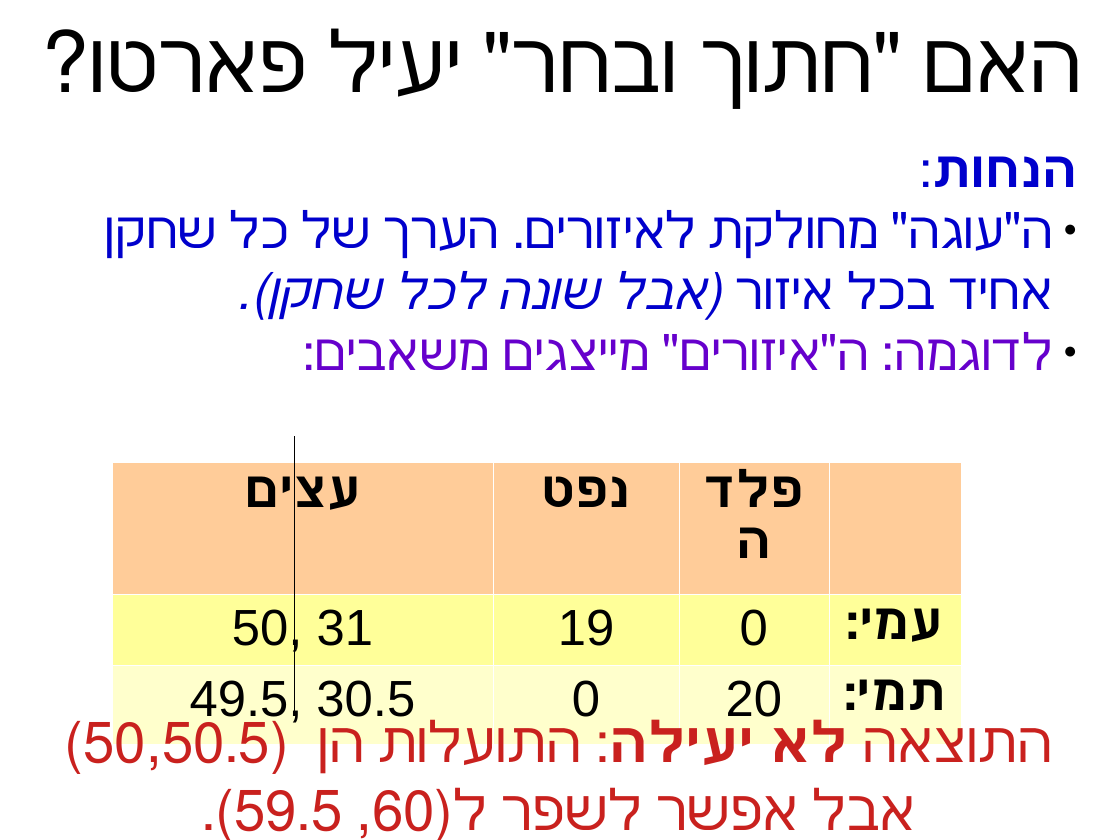
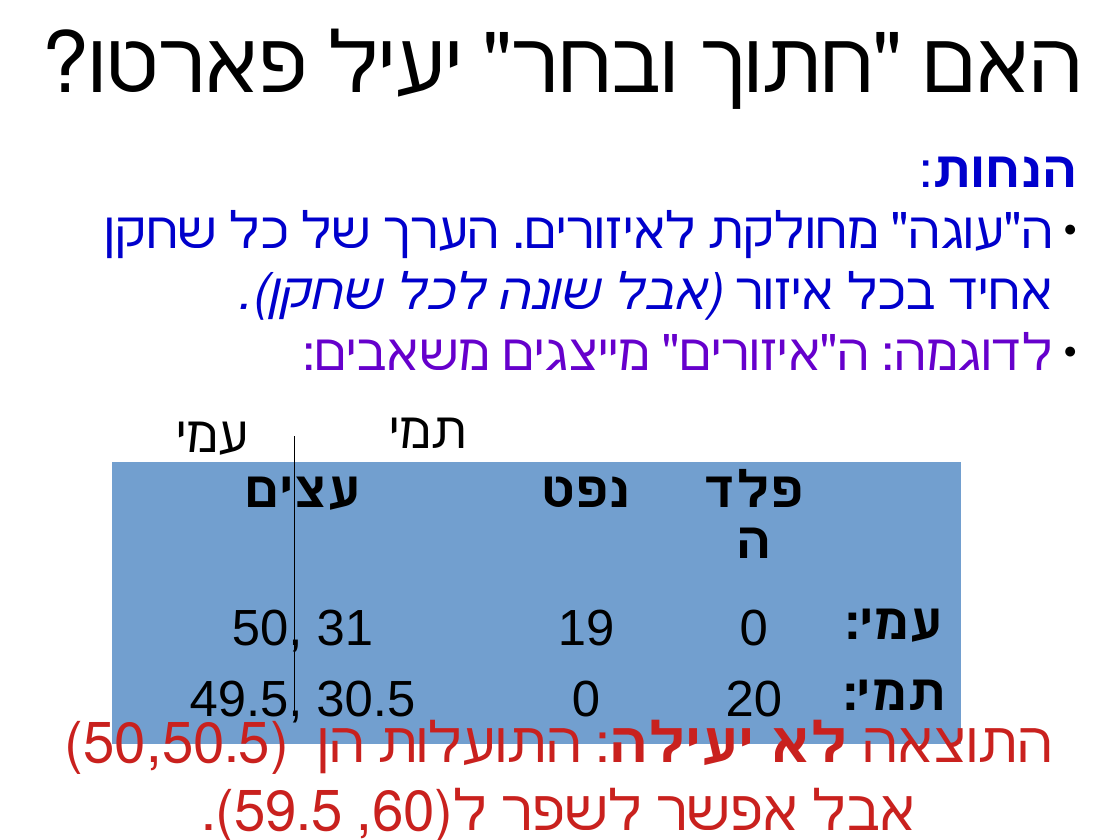
Before and after one commit to erelsgl-at-ariel/algorithms-5780, a slide deck: slide 8 of 02-pareto-efficiency/slides.odp. Drawn at 1120x840 pixels with LibreOffice and Linux fonts; fonts in the diff are those of the drawing. Boxes give left, top, right and bottom in pixels: in the first picture for what was removed or moved away, otherwise in the second. Text is boxed around its words. In the diff, an @@ line names an element or a change of style, - is before the commit and + after.

```diff
--- a/02-pareto-efficiency/slides.odp
+++ b/02-pareto-efficiency/slides.odp
@@ text added at (390,417,467,448), 36 pt, text #000000 @@
+תמי
@@ text added at (176,421,248,465), 36 pt, text #000000 @@
+עמי
@@ table at (112,462,961,730) @@
@@ fill #FFCC99 to #729FCF in row 1 @@
@@ fill #FFFF99 to #729FCF in row 2 @@
@@ fill #FFFFCC to #729FCF in row 3 @@
@@ borders changed @@
```
Also in this commit, not shown: 13 other slides changed, 6 other files.
